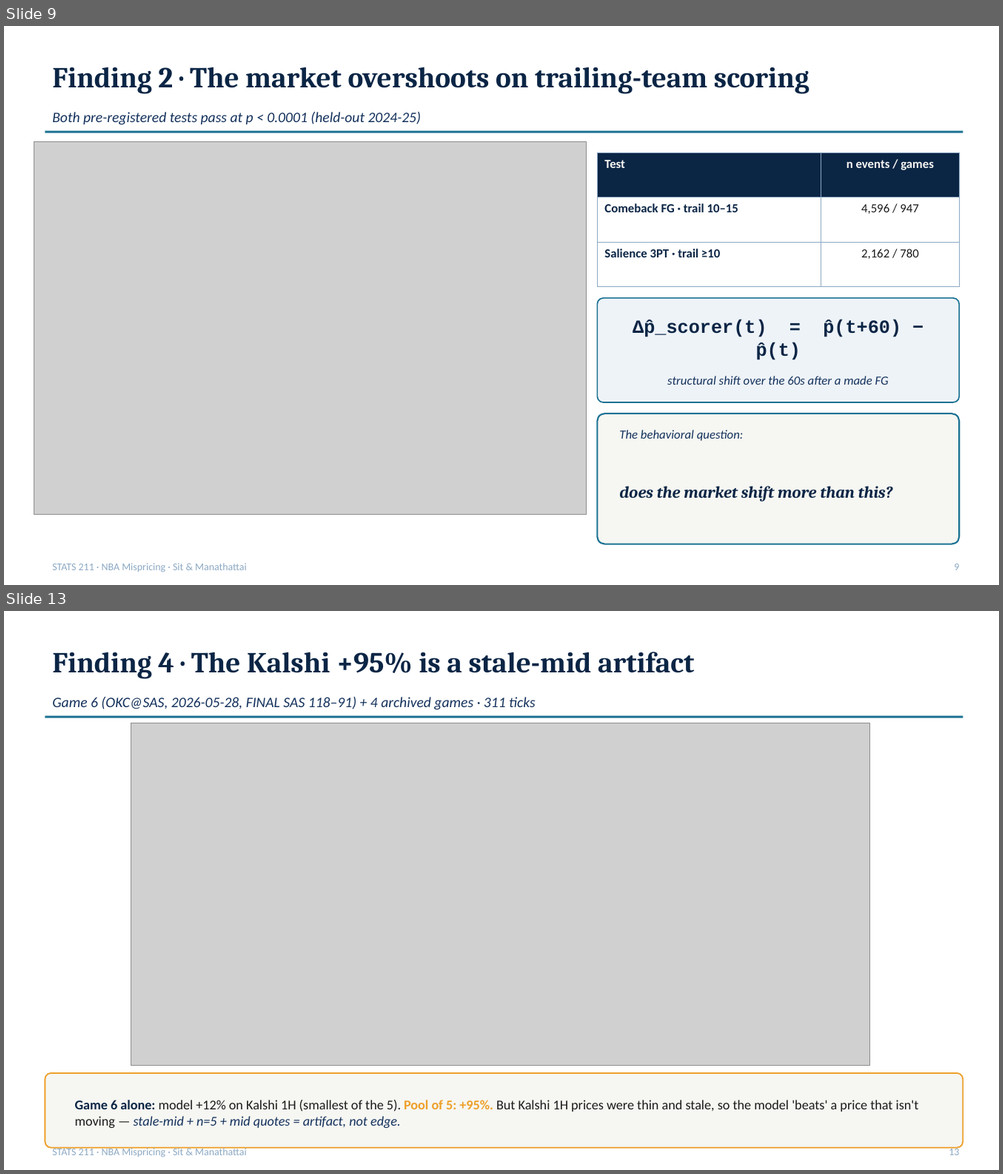
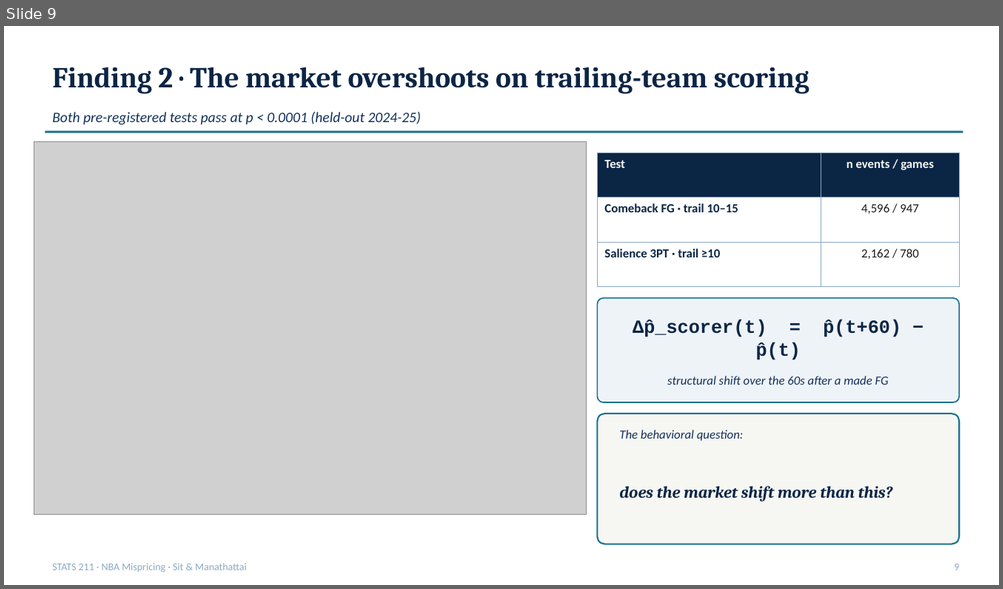
Before and after one commit to ivan-sit/live-nba-market-mispricing-detection, a slide deck: slides/final_deck.pptx. Shown one above the other, each under a label of ours: slides 9 and 13 before the commit, slide 9 after it; the slides between them are not shown. The pictures are 1003x1174 and 1003x589 pixels, drawn with LibreOffice and Linux fonts; fonts in the diff are those of the drawing; grey boxes stand for pictures. Boxes give left, top, right and bottom in pixels: in the first picture for what was removed or moved away, otherwise in the second. Text is boxed around its words. In the diff, an @@ line names an element or a change of style, - is before the commit and + after.

```diff
--- a/slides/final_deck.pptx
+++ b/slides/final_deck.pptx
@@ slide 13 removed at [4,611,999,1170], background #FFFFFF @@
@@ text removed at [52,652,694,679] @@
-Finding 4 · The Kalshi +95% is a stale-mid artifact
@@ text removed at [52,697,535,710] @@
-Game 6 (OKC@SAS, 2026-05-28, FINAL SAS 118–91) + 4 archived games · 311 ticks
@@ line removed from (45, 717) to (963, 717) @@
@@ picture removed at [131,723,870,1066] @@
@@ rounded rectangle removed at [45,1073,963,1148] @@
@@ text removed at [75,1100,919,1128] @@
-Game 6 alone: model +12% on Kalshi 1H (smallest of the 5). Pool of 5: +95%. But Kalshi 1H prices were thin and stale, so the model 'beats' a price that isn't moving — stale-mid + n=5 + mid quotes = artifact, not edge.
@@ text removed at [52,1147,247,1157] @@
-STATS 211 · NBA Mispricing · Sit & Manathattai
@@ text removed at [948,1147,959,1156] @@
-13
```
Also in this commit, not shown: 3 slides changed, 2 slides added, 5 other slides removed, 3 other files.
